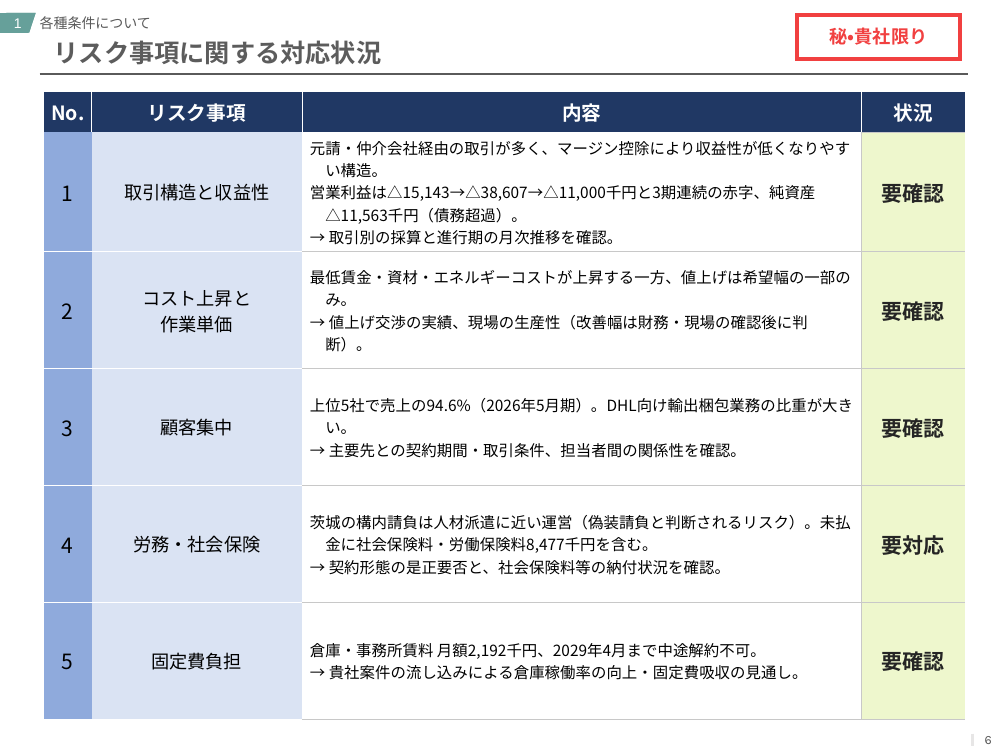
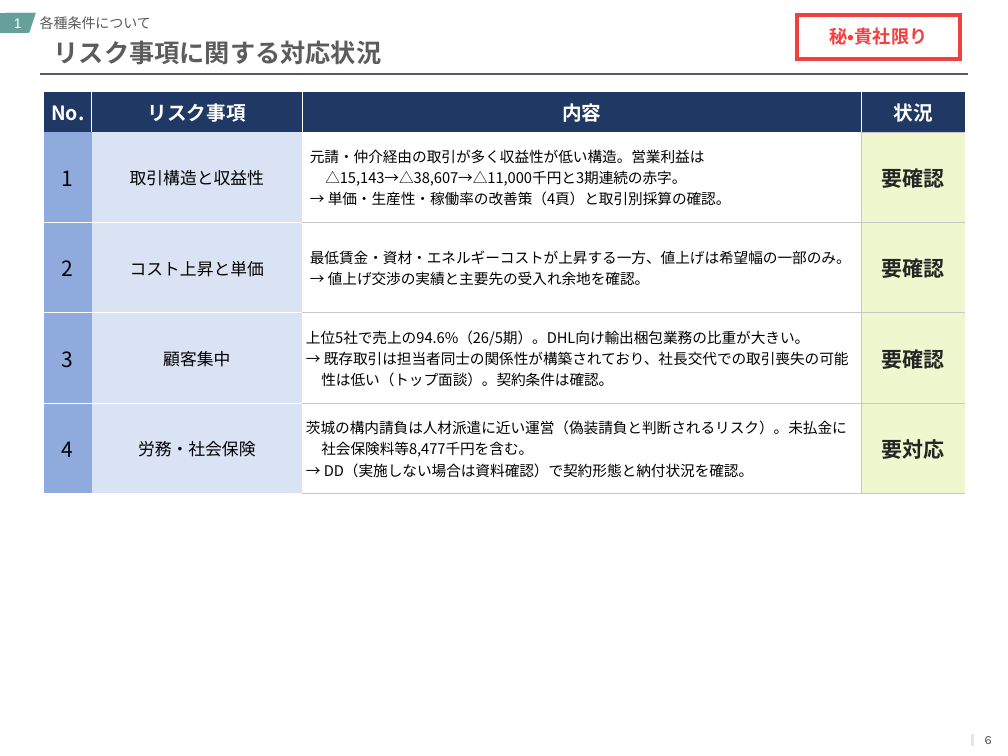
Before and after one commit to keisuketagaito/github-1st, a slide deck: slide 7 of 株式会社高塚商事/高塚商事_今後のスケジュールと論点整理.pptx. Drawn at 1008x756 pixels with LibreOffice and Linux fonts; fonts in the diff are those of the drawing. Boxes give left, top, right and bottom in pixels: in the first picture for what was removed or moved away, otherwise in the second. Text is boxed around its words. In the diff, an @@ line names an element or a change of style, - is before the commit and + after.

```diff
--- a/株式会社高塚商事/高塚商事_今後のスケジュールと論点整理.pptx
+++ b/株式会社高塚商事/高塚商事_今後のスケジュールと論点整理.pptx
@@ table at (x1=44, y1=93, x2=965, y2=482) @@
-row 2: 1 | 取引構造と収益性 | 元請・仲介会社経由の取引が多く、マージン控除により収益性が低くなりやすい構造。 / 営業利益は△15,143→△38,607→△11,000千円と3期連続の赤字、純資産△11,563千円（債務超過）。 / → 取引別の採算と進行期の月次推移を確認。 | 要確認
-row 3: 2 | コスト上昇と / 作業単価 | 最低賃金・資材・エネルギーコストが上昇する一方、値上げは希望幅の一部のみ。 / → 値上げ交渉の実績、現場の生産性（改善幅は財務・現場の確認後に判断）。 | 要確認
-row 4: 3 | 顧客集中 | 上位5社で売上の94.6%（2026年5月期）。DHL向け輸出梱包業務の比重が大きい。 / → 主要先との契約期間・取引条件、担当者間の関係性を確認。 | 要確認
-row 5: 4 | 労務・社会保険 | 茨城の構内請負は人材派遣に近い運営（偽装請負と判断されるリスク）。未払金に社会保険料・労働保険料8,477千円を含む。 / → 契約形態の是正要否と、社会保険料等の納付状況を確認。 | 要対応
-row 6: 5 | 固定費負担 | 倉庫・事務所賃料 月額2,192千円、2029年4月まで中途解約不可。 / → 貴社案件の流し込みによる倉庫稼働率の向上・固定費吸収の見通し。 | 要確認
+row 2: 1 | 取引構造と収益性 | 元請・仲介経由の取引が多く収益性が低い構造。営業利益は△15,143→△38,607→△11,000千円と3期連続の赤字。 / → 単価・生産性・稼働率の改善策（4頁）と取引別採算の確認。 | 要確認
+row 3: 2 | コスト上昇と単価 | 最低賃金・資材・エネルギーコストが上昇する一方、値上げは希望幅の一部のみ。 / → 値上げ交渉の実績と主要先の受入れ余地を確認。 | 要確認
+row 4: 3 | 顧客集中 | 上位5社で売上の94.6%（26/5期）。DHL向け輸出梱包業務の比重が大きい。 / → 既存取引は担当者同士の関係性が構築されており、社長交代での取引喪失の可能性は低い（トップ面談）。契約条件は確認。 | 要確認
+row 5: 4 | 労務・社会保険 | 茨城の構内請負は人材派遣に近い運営（偽装請負と判断されるリスク）。未払金に社会保険料等8,477千円を含む。 / → DD（実施しない場合は資料確認）で契約形態と納付状況を確認。 | 要対応
```
Also in this commit, not shown: 5 other slides changed, 3 slides added, 1 slide removed, 2 other files.
